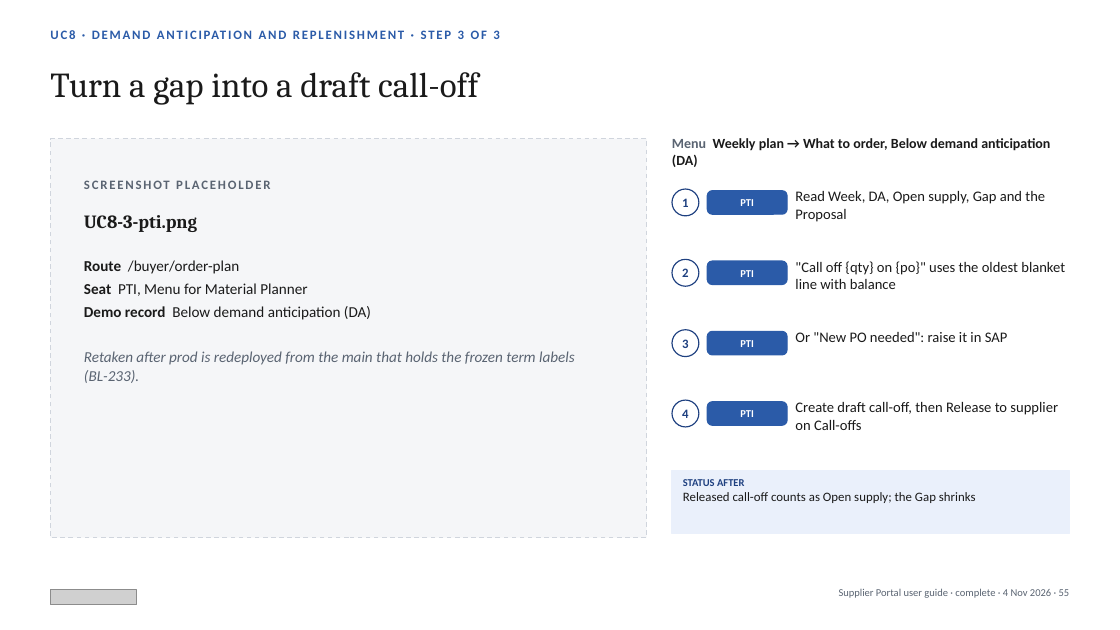
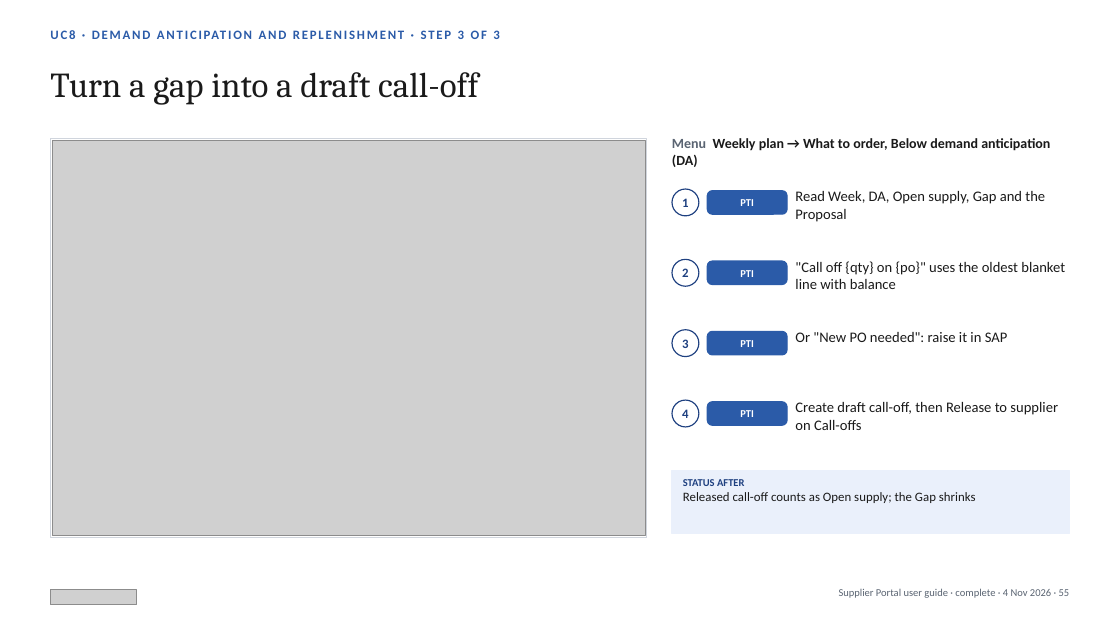
Before and after one commit to javal999/paragon-supplier-portal, a slide deck: slide 55 of docs/supplier-hub/user-guide/Paragon-Supplier-Portal-User-Guide.pptx. Drawn at 1120x630 pixels with LibreOffice and Linux fonts; fonts in the diff are those of the drawing; grey boxes stand for pictures. Boxes give left, top, right and bottom in pixels: in the first picture for what was removed or moved away, otherwise in the second. Text is boxed around its words. In the diff, an @@ line names an element or a change of style, - is before the commit and + after.

```diff
--- a/docs/supplier-hub/user-guide/Paragon-Supplier-Portal-User-Guide.pptx
+++ b/docs/supplier-hub/user-guide/Paragon-Supplier-Portal-User-Guide.pptx
@@ rectangle at [50, 139, 647, 538]: fill #F5F6F8 to #FFFFFF; outline #D0D5DD 1 pt dashed to #D0D5DD 0.75 pt @@
@@ picture added at [52, 140, 645, 536] @@
@@ text removed at [84, 180, 270, 189] @@
-SCREENSHOT PLACEHOLDER
@@ text removed at [84, 215, 197, 232] @@
-UC8-3-pti.png
@@ text removed at [84, 260, 575, 383] @@
-Route /buyer/order-plan
-Seat PTI, Menu for Material Planner
-Demo record Below demand anticipation (DA)
-Retaken after prod is redeployed from the main that holds the frozen term labels (BL-233).
```
Also in this commit, not shown: 36 other slides changed, 40 other files.
